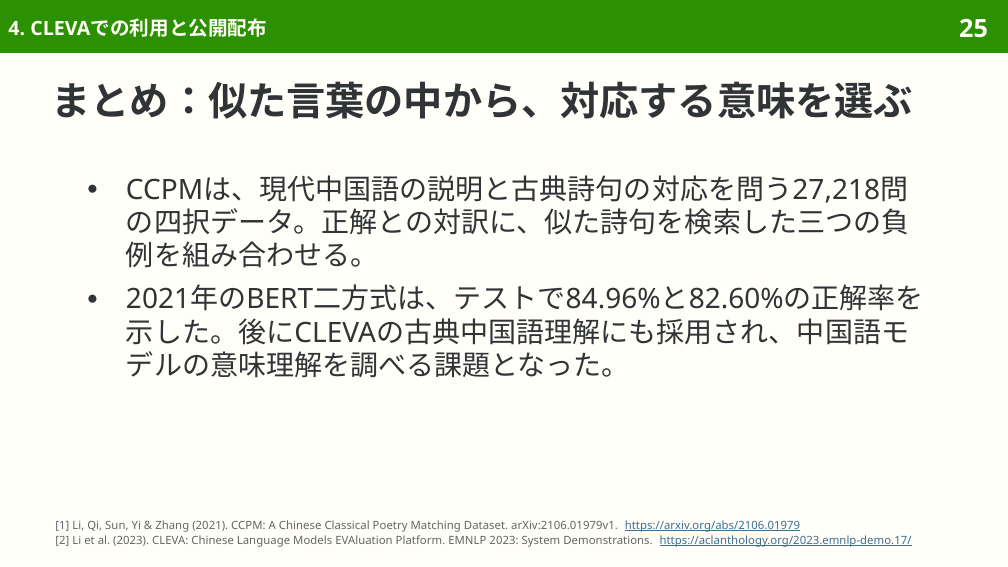
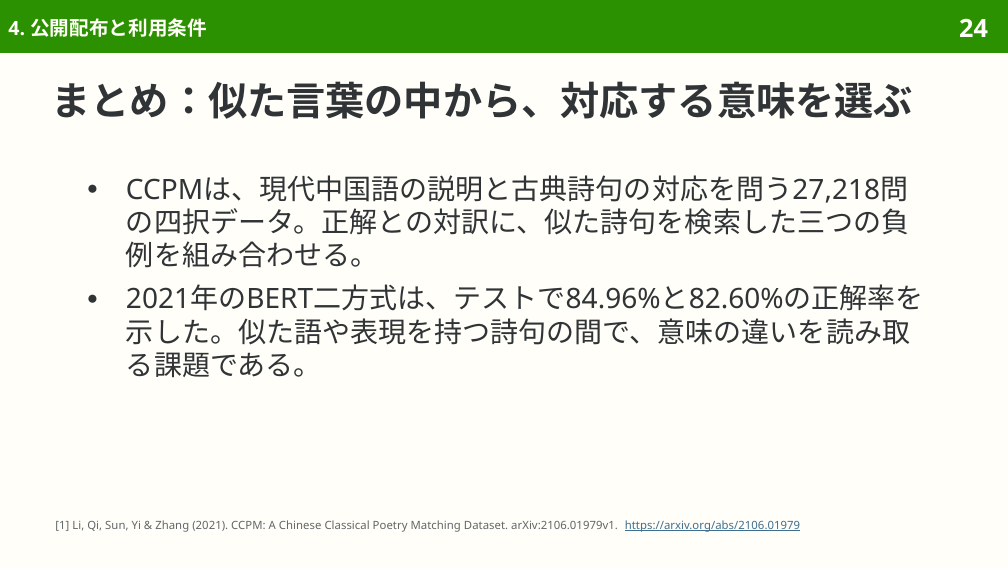
Before and after one commit to sasakiy84/datasets-in-10-minutes, a slide deck: slide 24 of slides/datasets-in-10-minutes-ccpm.pptx (slide 25 before the commit). Drawn at 1008x567 pixels with LibreOffice and Linux fonts; fonts in the diff are those of the drawing. Boxes give left, top, right and bottom in pixels: in the first picture for what was removed or moved away, otherwise in the second. Text is boxed around its words. In the diff, an @@ line names an element or a change of style, - is before the commit and + after.

Commit message:
Center CCPM on poetry meaning, distractor construction and original evaluation

```diff
--- a/slides/datasets-in-10-minutes-ccpm.pptx
+++ b/slides/datasets-in-10-minutes-ccpm.pptx
@@ title at (x1=8, y1=18, x2=207, y2=37): text changed @@
-4. CLEVAでの利用と公開配布
+4. 公開配布と利用条件
@@ page number at (x1=959, y1=18, x2=988, y2=37): text changed @@
-25
+24
@@ text at (x1=126, y1=284, x2=924, y2=378): text changed @@
-● 2021年のBERT二方式は、テストで84.96%と82.60%の正解率を示した。後にCLEVAの古典中国語理解にも採用され、中国語モデルの意味理解を調べる課題となった。
+● 2021年のBERT二方式は、テストで84.96%と82.60%の正解率を示した。似た語や表現を持つ詩句の間で、意味の違いを読み取る課題である。
@@ text at (x1=55, y1=535, x2=912, y2=547): paragraph removed @@
-[2] Li et al. (2023). CLEVA: Chinese Language Models EVAluation Platform. EMNLP 2023: System Demonstrations. https://aclanthology.org/2023.emnlp-demo.17/
```
Also in this commit, not shown: 5 other slides changed, 2 slides removed, 46 other files.
